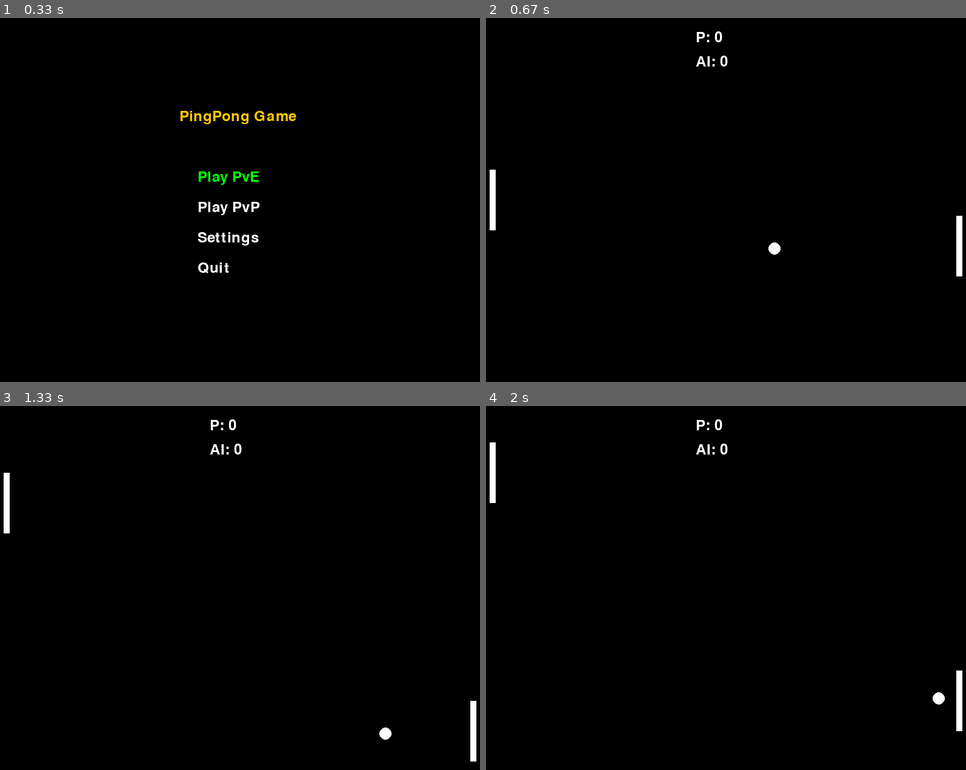
Above: before the commit, frames 1-4 (two rows, left to right).
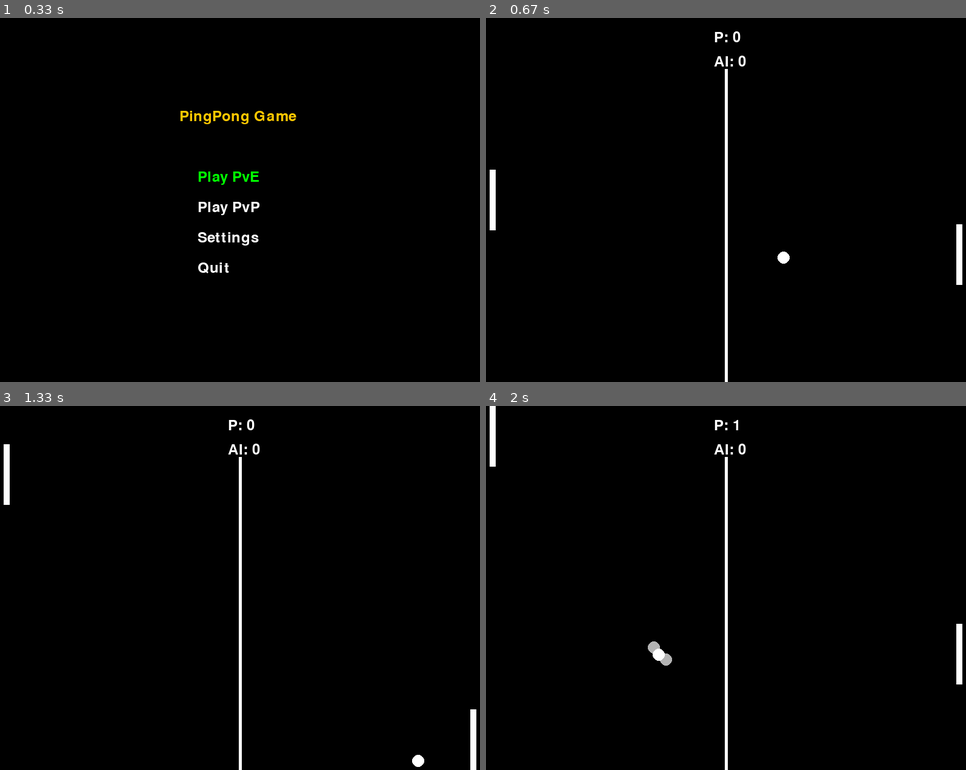
Above: after the commit, the same moments.

Repository: yunseongyda/pygame_PINGPONG
Game: pygame game, started from main_local.py
The game is run twice, just before and just after one commit, with the same random seed, the same clock (stepped at 60 frames per second) and the same inputs.
Inputs:
- Up to frame 1 (0.33 s): no input
- Up to frame 2 (0.67 s): tap Enter at 0.33 s
- Up to frame 3 (1.33 s): hold Space 0.67-1.13 s; hold Up 0.67-1.13 s; tap 1 at 1.17 s
- Up to frame 4 (2 s): tap Space at 1.5, 1.9 s; hold 4 from 1.83 s (still down); hold Up from 1.83 s (still down)

Frame 1 is identical in both runs. In frame 2, 1.0% of the frame differs, in the area x 43-100%, y 3-100%; in frame 3, 1.2%; in frame 4, 1.6%, in the area x 0-100%, y 0-100%.

Commit message:
add more skills
변화구 스킬 추가,
분신술 스킬 추가

Diff:
--- a/main_local.py
+++ b/main_local.py
@@ -2,29 +2,37 @@
 import sys
 import pygame
 import subprocess
+import random
+import time
+import math
 from ai import ai_move
-import time
-
+
+# 기본 초기화
 os.chdir(os.path.dirname(os.path.abspath(__file__)))
-
 pygame.init()
 screen = pygame.display.set_mode((800, 600))
 pygame.display.set_caption("Pygame PingPong")
 clock = pygame.time.Clock()
-
 font = pygame.font.Font(None, 36)
 
-def draw_text(text, x, y, color=(255, 255, 255)):
-    surf = font.render(text, True, color)
+# 상자 이미지 로드
+box_image = pygame.image.load("box.png").convert_alpha()
+
+# 텍스트 출력 함수
+def draw_text(text, x, y, color=(255, 255, 255), background_color=None):
+    surf = font.render(text, True, color, background_color)
     screen.blit(surf, (x, y))
+
+# 랜덤 스킬 반환 함수
+def get_random_skill():
+    return random.choice(['spike', 'freeze', 'breaking', 'clone'])
 
 class Settings:
     def __init__(self):
         self.deuce_enabled = False
         self.target_score = 5
-        self.fps = 60  # FPS 설정 추
-
-# Menu에서 Settings로 넘어가게 수정
+        self.fps = 60
+
 class Menu:
     def __init__(self, settings):
         self.settings = settings
@@ -43,7 +51,7 @@
                     elif event.key == pygame.K_DOWN:
                         self.selected = (self.selected + 1) % len(self.options)
                     elif event.key == pygame.K_RETURN:
-                        return self.options[self.selected]  # 선택된 메뉴 반환
+                        return self.options[self.selected]
 
             screen.fill((0, 0, 0))
             draw_text("PingPong Game", 300, 150, (255, 200, 0))
@@ -74,7 +82,7 @@
                         if self.selected == 1:
                             self.settings.target_score = max(1, self.settings.target_score - 1)
                         elif self.selected == 2:
-                            self.settings.fps = max(30, self.settings.fps - 10)
+                            self.settings.fps = max(10, self.settings.fps - 10)
                     elif event.key == pygame.K_RIGHT:
                         if self.selected == 1:
                             self.settings.target_score += 1
@@ -91,11 +99,7 @@
             screen.fill((0, 0, 0))
             draw_text("Settings", 350, 150, (255, 200, 0))
             for i, opt in enumerate(self.opts):
-                value = "On" if i == 0 and self.settings.deuce_enabled else \
-                        "Off" if i == 0 else \
-                        self.settings.target_score if i == 1 else \
-                        self.settings.fps if i == 2 else ""
-                text = opt.format(value)
+                text = opt.format("On" if i == 0 and self.settings.deuce_enabled else self.settings.target_score if i == 1 else self.settings.fps if i == 2 else "Off")
                 color = (0, 255, 0) if i == self.selected else (255, 255, 255)
                 draw_text(text, 300, 250 + i * 50, color)
             pygame.display.flip()
@@ -104,9 +108,19 @@
 class PvEGame:
     def __init__(self, settings):
         self.settings = settings
-        self.boost_skill_active = False  # Boost 스킬 활성화 여부
-        self.skill_command_time = 0  # 스킬 커맨드를 입력한 시간 기록
-        self.last_boost_time = 0  # Boost 스킬 발동 시간 기록
+        self.start_time = time.time()
+        self.last_box_spawn_time = {"left": self.start_time, "right": self.start_time}
+        self.boxes = {"left": [], "right": []}
+        self.last_hitter = None
+        self.skills = []
+        self.fake_balls = []
+
+        # 스킬 상태
+        self.spike_active = False
+        self.spike_original_speed = None
+        self.freeze_active = False
+        self.freeze_end_time = 0
+        self.freeze_original_speed = [0, 0]
 
     def check_win(self, p, ai):
         if p >= self.settings.target_score or ai >= self.settings.target_score:
@@ -115,80 +129,182 @@
             return True
         return False
 
+    def spawn_box(self, side):
+        y = random.randint(0, 570)
+        x = random.randint(50, 200) if side == "left" else random.randint(600, 750)
+        return pygame.Rect(x, y, 30, 30)
+
+    def use_skill(self):
+        if not self.skills:
+            print("[SKILL] No skill available!")
+            return
+
+        skill = self.skills.pop(0)
+        print(f"[SKILL] {skill} used!")
+
+        if skill == "spike" and not self.spike_active:
+            self.spike_active = True
+            self.spike_original_speed = self.ball_vel.copy()
+            self.ball_vel[0] *= 2
+            self.ball_vel[1] *= 2
+            print("[EFFECT] Spike activated: Ball speed doubled.")
+
+        elif skill == "freeze" and not self.freeze_active:
+            self.freeze_active = True
+            self.freeze_end_time = time.time() + 1
+            self.freeze_original_speed = self.ball_vel.copy()
+            self.ball_vel[0] = 0
+            self.ball_vel[1] = 0
+            print("[EFFECT] Freeze activated: Ball stopped for 1 second.")
+
+        elif skill == "breaking":
+            angle_deg = random.uniform(-50, 50)
+            angle_rad = math.radians(angle_deg)
+            speed = math.hypot(self.ball_vel[0], self.ball_vel[1])
+            direction = math.atan2(self.ball_vel[1], self.ball_vel[0])
+            new_direction = direction + angle_rad
+            self.ball_vel[0] = speed * math.cos(new_direction)
+            self.ball_vel[1] = speed * math.sin(new_direction)
+            print(f"[EFFECT] Breaking Ball: angle changed by {angle_deg:.2f} degrees")
+
+        elif skill == "clone":
+            self.fake_balls = []
+
+            original_speed = math.hypot(self.ball_vel[0], self.ball_vel[1])
+            original_angle = math.atan2(self.ball_vel[1], self.ball_vel[0])
+
+            for offset_deg in [-20, 20]:
+                offset_rad = math.radians(offset_deg)
+                new_angle = original_angle + offset_rad
+                dx = original_speed * math.cos(new_angle)
+                dy = original_speed * math.sin(new_angle)
+                self.fake_balls.append({
+                    "pos": self.ball_pos.copy(),
+                    "vel": [dx, dy]
+                })
+            print("[EFFECT] Clone Ball: Two fake balls created.")
+
     def run(self):
         score_p = 0
         score_ai = 0
         playing = True
-        ball_pos = [400, 300]
-        ball_vel = [4, 4]
-        player_y = 250
-        ai_y = 250
-        last_paddle_hit_time = 0
-        boost_move = 0  # 막대가 이동한 정도
+        self.ball_pos = [400.0, 300.0]
+        self.ball_vel = [300.0, 300.0]
+        player_y = 250.0
+        ai_y = 250.0
+        player_speed = 400.0
+
+        self.boxes = {"left": [], "right": []}
+        self.skills = []
+        self.fake_balls = []
+        self.spike_active = False
+        self.freeze_active = False
+        self.last_hitter = None
+
+
+        last_hit_time = 0
+        skill_window = 0.5
+        skill_ready = False
 
         while playing:
+            dt = clock.tick(self.settings.fps) / 1000.0
+            current_time = time.time()
+
             for event in pygame.event.get():
                 if event.type == pygame.QUIT:
                     pygame.quit()
                     sys.exit()
-                elif event.type == pygame.KEYDOWN and event.key == pygame.K_ESCAPE:
-                    return
+
+                elif event.type == pygame.KEYDOWN:
+                    if event.key == pygame.K_ESCAPE:
+                        return
+                    elif event.key == pygame.K_SPACE:
+                        self.use_skill()
+
+                    elif event.key == pygame.K_1:
+                        self.skills.append("spike")
+                        print("[CHEAT] spike 스킬 획득!")
+
+                    elif event.key == pygame.K_2:
+                        self.skills.append("freeze")
+                        print("[CHEAT] freeze 스킬 획득!")
+
+                    elif event.key == pygame.K_3:
+                        self.skills.append("breaking")
+                        print("[CHEAT] breaking ball 스킬 획득!")
+
+                    elif event.key == pygame.K_4:
+                        self.skills.append("clone")
+                        print("[CHEAT] clone ball 스킬 획득!")
 
             keys = pygame.key.get_pressed()
-            if keys[pygame.K_UP]: player_y -= 5
-            if keys[pygame.K_DOWN]: player_y += 5
+            if keys[pygame.K_UP]:
+                player_y -= player_speed * dt
+            if keys[pygame.K_DOWN]:
+                player_y += player_speed * dt
 
             player_y = max(0, min(player_y, 500))
-            ai_y = ai_move(ai_y, ball_pos, speed=4)
+            ai_y = ai_move(ai_y, self.ball_pos, speed=300 * dt)
             ai_y = max(0, min(ai_y, 500))
 
-            if 10 <= ball_pos[0] <= 20 and player_y < ball_pos[1] < player_y + 100:
-                if ball_vel[0] < 0:
-                    ball_vel[0] *= -1
-                    ball_pos[0] = 21
-                    last_paddle_hit_time = time.time()
-                    self.skill_command_time = time.time()
-
-            elif 770 <= ball_pos[0] <= 780 and ai_y < ball_pos[1] < ai_y + 100:
-                if ball_vel[0] > 0:
-                    ball_vel[0] *= -1
-                    ball_pos[0] = 779
-
-            if keys[pygame.K_SPACE] and time.time() - self.skill_command_time <= 0.5:
-                if not self.boost_skill_active and time.time() - last_paddle_hit_time <= 0.5:
-                    self.boost_skill_active = True
-                    ball_vel[0] *= 1.5
-                    self.last_boost_time = time.time()
-                    print("Boost 스킬 발동됨")
-
-            if self.boost_skill_active:
-                elapsed_time = time.time() - self.last_boost_time
-                if elapsed_time < 0.5:
-                    boost_move = (elapsed_time / 0.5) * 30
-                else:
-                    self.boost_skill_active = False
-                    boost_move = 0
-            else:
-                boost_move = 0
-
-            pygame.draw.rect(screen, (255, 255, 255), (10, player_y - boost_move, 10, 100))
-
-            ball_pos[0] += ball_vel[0]
-            ball_pos[1] += ball_vel[1]
-
-            if ball_pos[1] <= 0 or ball_pos[1] >= 590:
-                ball_vel[1] *= -1
-                ball_pos[1] = max(0, min(ball_pos[1], 590))
-
-            if ball_pos[0] <= 0:
+            # 플레이어가 공을 침
+            if 10 <= self.ball_pos[0] <= 20 and player_y < self.ball_pos[1] < player_y + 100 and self.ball_vel[0] < 0:
+                self.ball_vel[0] *= -1
+                self.ball_pos[0] = 21
+                last_hit_time = current_time
+                skill_ready = True
+                self.last_hitter = "player"
+                if self.spike_active:
+                    self.ball_vel = self.spike_original_speed.copy()
+                    self.spike_active = False
+                    print("[EFFECT] Spike deactivated (player hit).")
+
+            # AI가 공을 침
+            elif 770 <= self.ball_pos[0] <= 780 and ai_y < self.ball_pos[1] < ai_y + 100 and self.ball_vel[0] > 0:
+                self.ball_vel[0] *= -1
+                self.ball_pos[0] = 779
+                self.last_hitter = "ai"
+                if self.spike_active:
+                    self.ball_vel = self.spike_original_speed.copy()
+                    self.spike_active = False
+                    print("[EFFECT] Spike deactivated (AI hit).")
+
+            # freeze 해제 처리
+            if self.freeze_active and time.time() >= self.freeze_end_time:
+                self.ball_vel = self.freeze_original_speed.copy()
+                self.freeze_active = False
+                print("[EFFECT] Freeze ended: Ball resumed.")
+
+            self.ball_pos[0] += self.ball_vel[0] * dt
+            self.ball_pos[1] += self.ball_vel[1] * dt
+
+            for fake in self.fake_balls:
+                fake["pos"][0] += fake["vel"][0] * dt
+                fake["pos"][1] += fake["vel"][1] * dt
+
+            if self.ball_pos[1] <= 0 or self.ball_pos[1] >= 590:
+                self.ball_vel[1] *= -1
+                self.ball_pos[1] = max(0, min(self.ball_pos[1], 590))
+
+            if self.ball_pos[0] <= 0:
                 score_ai += 1
-                ball_pos = [400, 300]
-                ball_vel = [4, 4]
-
-            elif ball_pos[0] >= 800:
+                self.ball_pos = [400.0, 300.0]
+                self.ball_vel = [300.0, 300.0]
+
+                self.skills = []
+                self.boxes = {"left": [], "right": []}
+                self.spike_active = False
+                self.freeze_active = False
+
+            elif self.ball_pos[0] >= 800:
                 score_p += 1
-                ball_pos = [400, 300]
-                ball_vel = [-4, 4]
+                self.ball_pos = [400.0, 300.0]
+                self.ball_vel = [-300.0, 300.0]
+
+                self.skills = []
+                self.boxes = {"left": [], "right": []}
+                self.spike_active = False
+                self.freeze_active = False
 
             if self.check_win(score_p, score_ai):
                 winner = "Player" if score_p > score_ai else "AI"
@@ -196,17 +312,45 @@
                 draw_text(f"{winner} Wins!", 300, 280, (255, 255, 0))
                 pygame.display.flip()
                 pygame.time.wait(2000)
-                playing = False
                 break
 
+            # 상자 생성
+            for side in ["left", "right"]:
+                if current_time - self.last_box_spawn_time[side] >= 10:
+                    self.boxes[side].append(self.spawn_box(side))
+                    self.last_box_spawn_time[side] = current_time
+
+            # 상자 충돌
+            ball_rect = pygame.Rect(self.ball_pos[0], self.ball_pos[1], 10, 10)
+            for side in ["left", "right"]:
+                new_boxes = []
+                for box in self.boxes[side]:
+                    if ball_rect.colliderect(box):
+                        skill = get_random_skill()
+                        print(f"[ITEM] {self.last_hitter} got skill: {skill}")
+                        if len(self.skills) < 2:
+                            self.skills.append(skill)
+                    else:
+                        new_boxes.append(box)
+                self.boxes[side] = new_boxes
+
             screen.fill((0, 0, 0))
-            draw_text(f"P: {score_p}", 350, 20)
-            draw_text(f"AI: {score_ai}", 350, 60)
-            pygame.draw.circle(screen, (255, 255, 255), ball_pos, 10)
-            pygame.draw.rect(screen, (255, 255, 255), (10, player_y, 10, 100))
-            pygame.draw.rect(screen, (255, 255, 255), (780, ai_y, 10, 100))
+
+            for side in ["left", "right"]:
+                for box in self.boxes[side]:
+                    screen.blit(box_image, box.topleft)
+
+            pygame.draw.line(screen, (255, 255, 255), (400, 80), (400, 600), 5)
+            draw_text(f"P: {score_p}", 380, 20, (255, 255, 255), (0, 0, 0))
+            draw_text(f"AI: {score_ai}", 380, 60, (255, 255, 255), (0, 0, 0))
+
+            for fake in self.fake_balls:
+                pygame.draw.circle(screen, (180, 180, 180), (int(fake["pos"][0]), int(fake["pos"][1])), 10)
+
+            pygame.draw.circle(screen, (255, 255, 255), (int(self.ball_pos[0]), int(self.ball_pos[1])), 10)
+            pygame.draw.rect(screen, (255, 255, 255), (10, int(player_y), 10, 100))
+            pygame.draw.rect(screen, (255, 255, 255), (780, int(ai_y), 10, 100))
             pygame.display.flip()
-            clock.tick(self.settings.fps)
 
 class PvPGame:
     def run(self):
@@ -215,6 +359,7 @@
         except Exception as e:
             print("[연결 오류] 클라이언트 실행 중 문제가 발생했습니다:", e)
 
+# 인스턴스 생성 및 루프 실행
 settings = Settings()
 menu = Menu(settings)
 settings_screen = SettingsScreen(settings)
Binary file added: box.png
